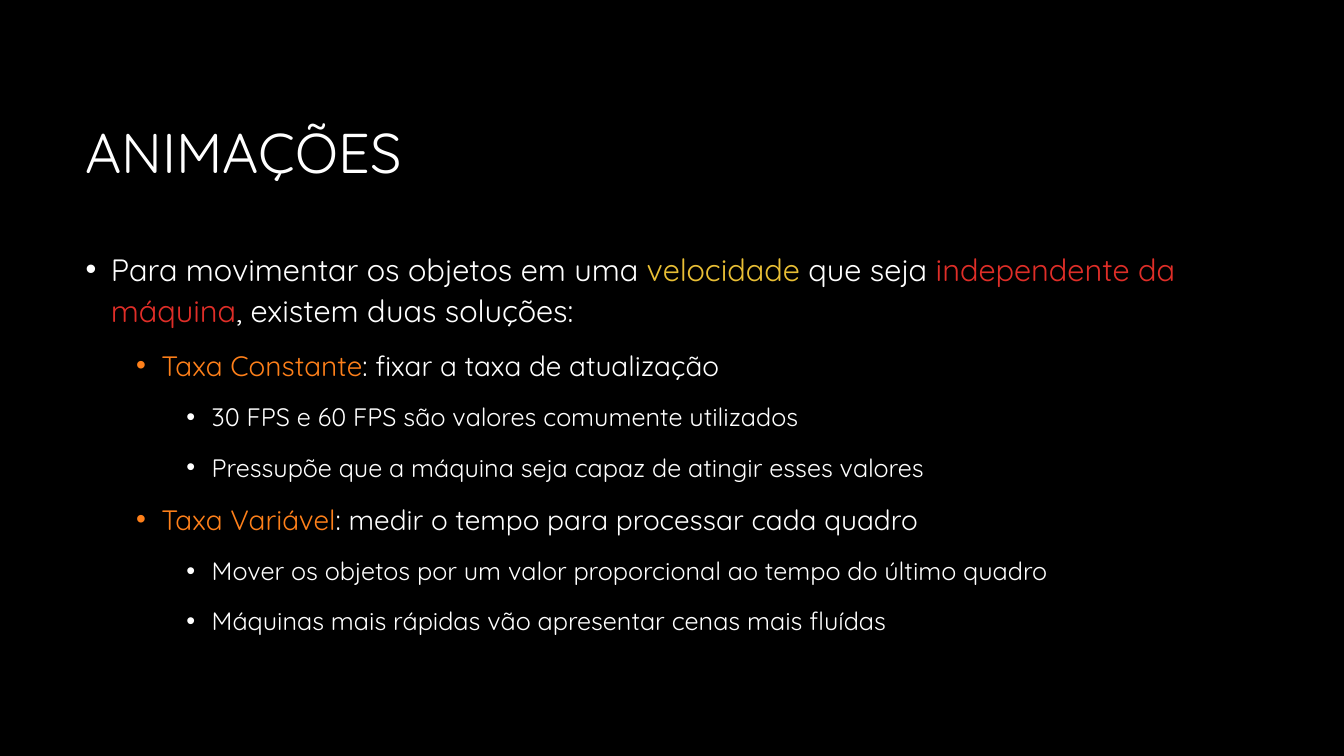
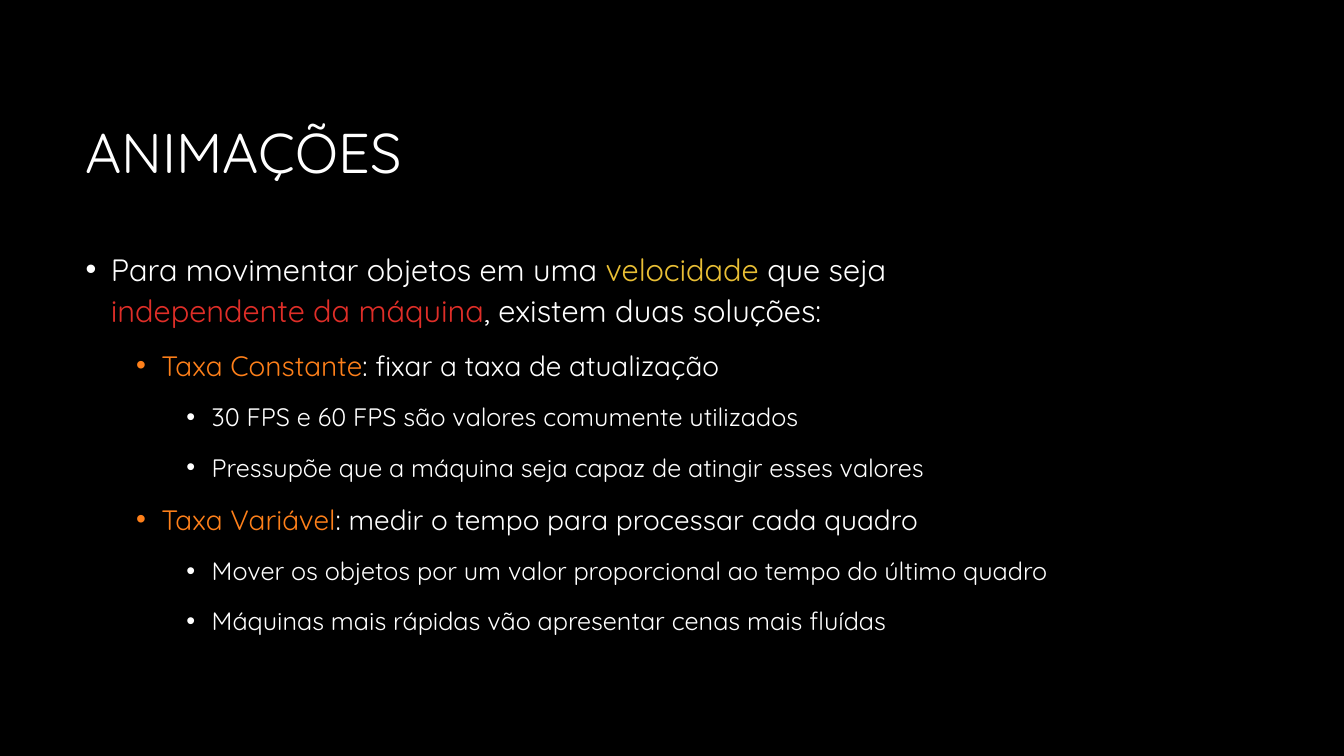
Before and after one commit to JudsonSS/CG, a slide deck: slide 12 of Slides/04. Aplicação Gráfica.pptx. Drawn at 1344x756 pixels with LibreOffice and Linux fonts; fonts in the diff are those of the drawing; background and template pictures are left out. Boxes give left, top, right and bottom in pixels: in the first picture for what was removed or moved away, otherwise in the second. Text is boxed around its words. In the diff, an @@ line names an element or a change of style, - is before the commit and + after.

```diff
--- a/Slides/04. Aplicação Gráfica.pptx
+++ b/Slides/04. Aplicação Gráfica.pptx
@@ text at <box>111,258,886,328</box>: text changed @@
-• Para movimentar os objetos em uma velocidade que seja independente da máquina, existem duas soluções:
+• Para movimentar objetos em uma velocidade que seja
+  independente da máquina, existem duas soluções:
```
Also in this commit, not shown: 12 other slides changed, 1 slide added.
